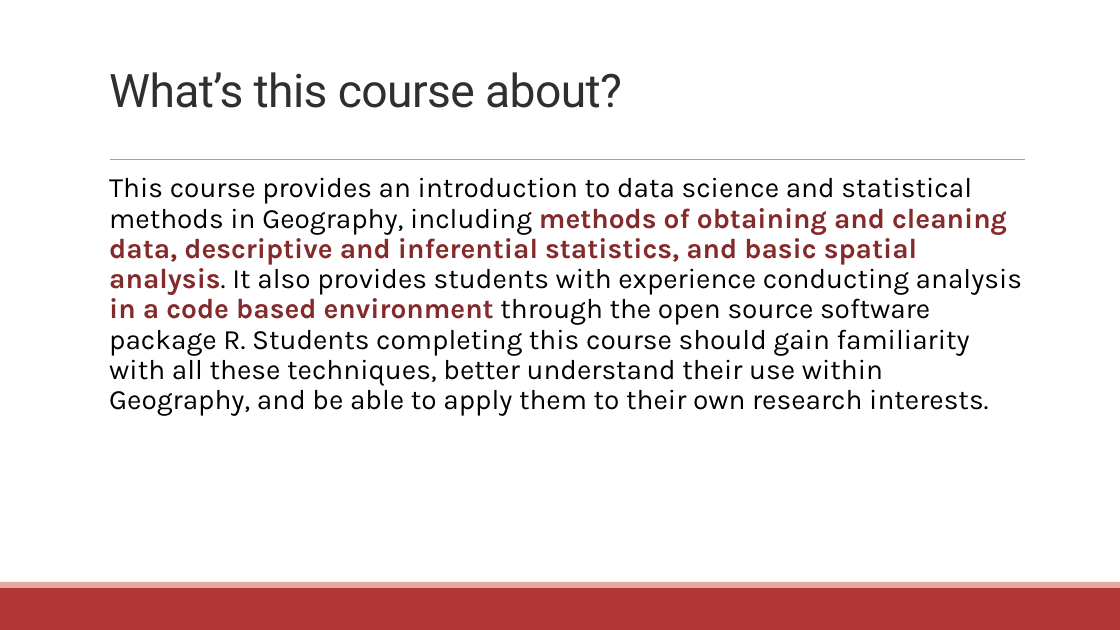
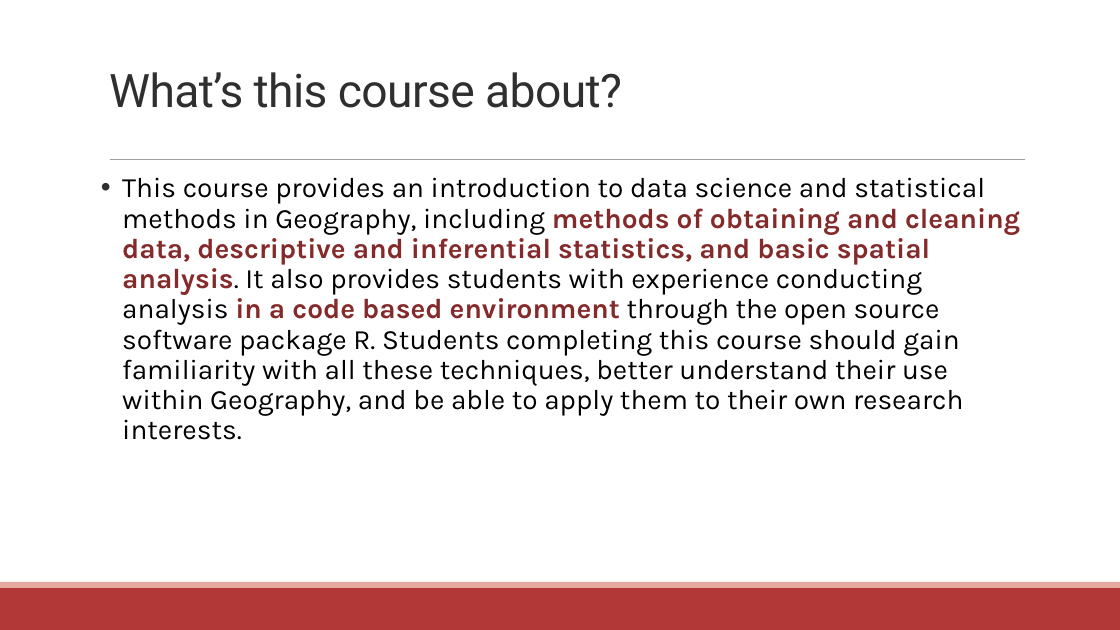
Before and after one commit to communitymaplab/geog4300_datascience, a slide deck: slide 2 of in_class_slides/geog4300_L01-Introductions.pptx. Drawn at 1120x630 pixels with LibreOffice and Linux fonts; fonts in the diff are those of the drawing. Boxes give left, top, right and bottom in pixels: in the first picture for what was removed or moved away, otherwise in the second. Text is boxed around its words. In the diff, an @@ line names an element or a change of style, - is before the commit and + after.

```diff
--- a/in_class_slides/geog4300_L01-Introductions.pptx
+++ b/in_class_slides/geog4300_L01-Introductions.pptx
@@ text "This course provides an introduction ..." at (x1=122, y1=177, x2=1020, y2=440): bullet   to •; bullet colour #E5A99F to #2F2F2F @@
```
Also in this commit, not shown: 4 other slides changed, 6 slides added, 18 slides removed, 1 other file.
